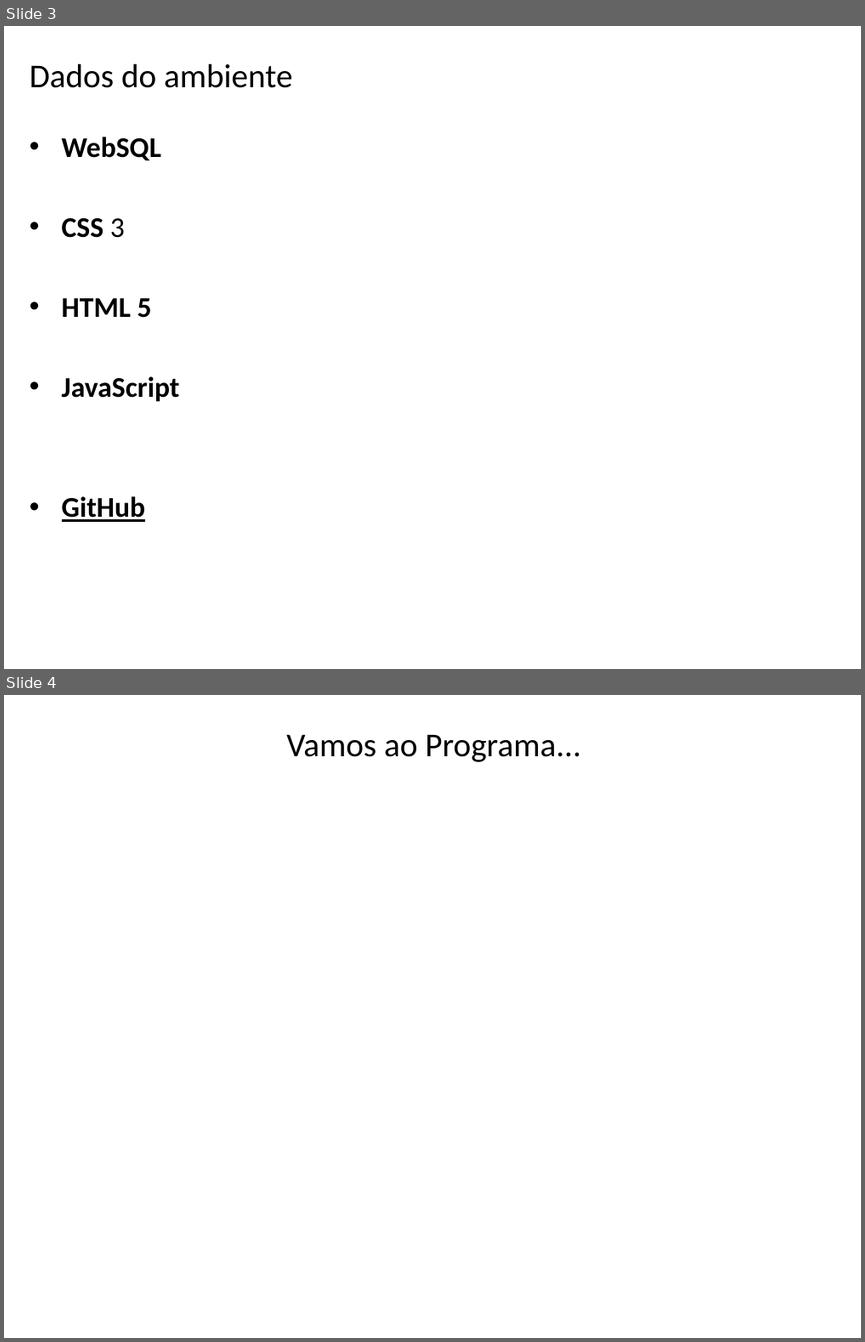
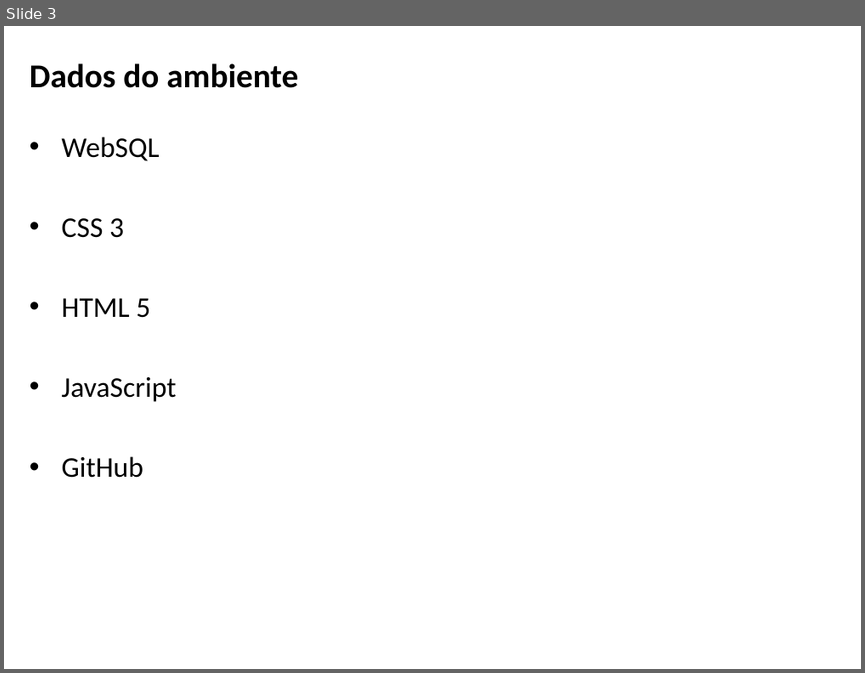
Before and after one commit to EDU23800/BSI4_PI4_CRUD_HTML, a slide deck: apresentação_fase_1.pptx. Shown one above the other, each under a label of ours: slides 3 and 4 before the commit, slide 3 after it. The pictures are 865x1342 and 865x673 pixels, drawn with LibreOffice and Linux fonts; fonts in the diff are those of the drawing; background and template pictures are left out. Boxes give left, top, right and bottom in pixels: in the first picture for what was removed or moved away, otherwise in the second. Text is boxed around its words. In the diff, an @@ line names an element or a change of style, - is before the commit and + after.

```diff
--- a/apresentação_fase_1.pptx
+++ b/apresentação_fase_1.pptx
@@ slide 4 removed at (4,695,861,1338), background picture (left out) @@
@@ title removed at (286,735,581,762) @@
-Vamos ao Programa...
@@ slide 3 changed as well @@
@@ title "Dados do ambiente" at (30,63,298,88): bold on @@
@@ text "WebSQL" at (62,136,177,477): bold off; underline off in "GitHub" @@
```
Also in this commit, not shown: 2 other slides changed, 22 slides added, 1 other file.
